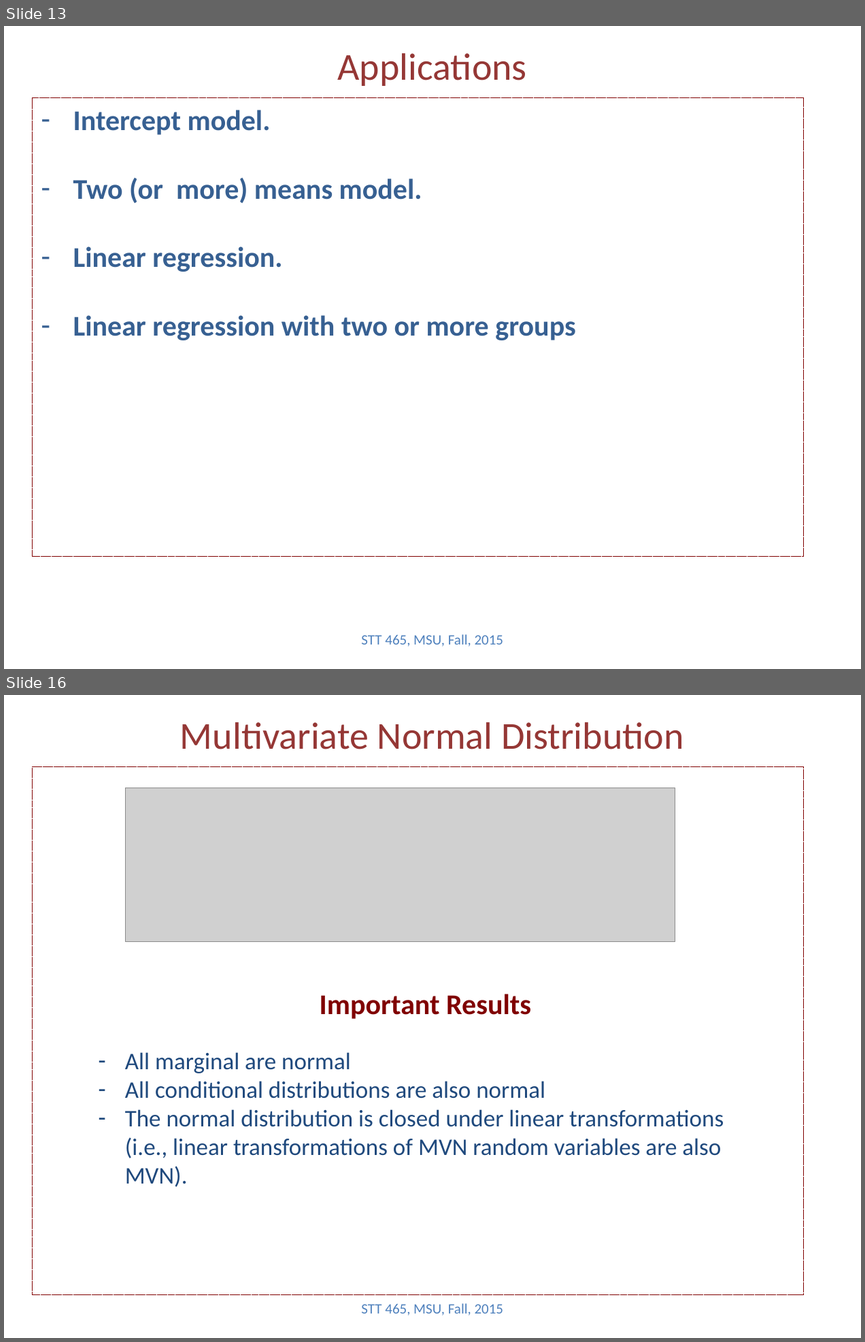
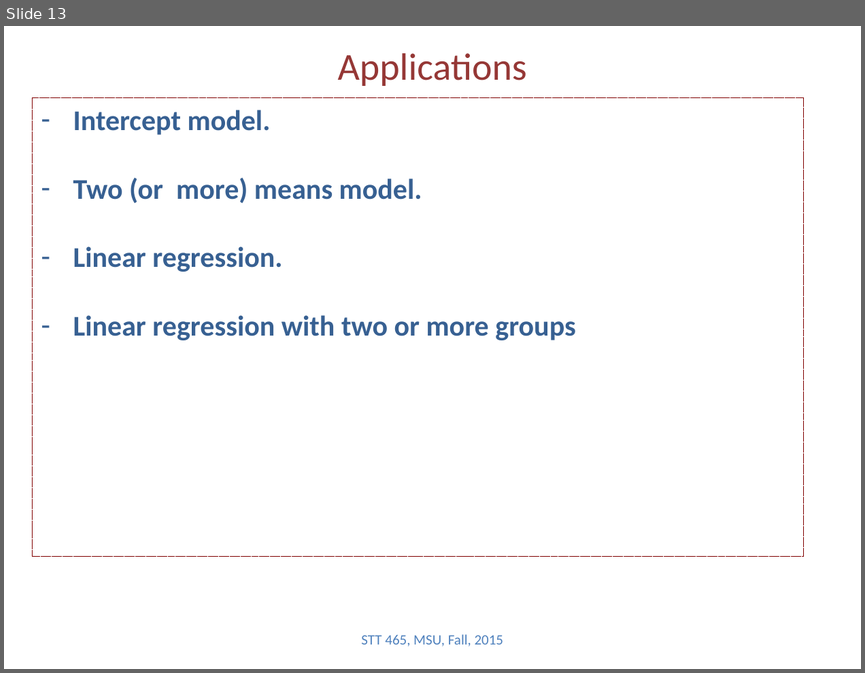
Before and after one commit to Boukos/STT465, a slide deck: STT465_9.pptx. Shown one above the other, each under a label of ours: slides 13 and 16 before the commit, slide 13 after it; the slides between them are not shown. The pictures are 865x1342 and 865x673 pixels, drawn with LibreOffice and Linux fonts; fonts in the diff are those of the drawing; grey boxes stand for pictures. Boxes give left, top, right and bottom in pixels: in the first picture for what was removed or moved away, otherwise in the second. Text is boxed around its words. In the diff, an @@ line names an element or a change of style, - is before the commit and + after.

```diff
--- a/STT465_9.pptx
+++ b/STT465_9.pptx
@@ slide 16 removed at (4, 695, 861, 1338), background #FFFFFF @@
@@ title removed at (180, 722, 684, 749) @@
-Multivariate Normal Distribution
@@ rectangle removed at (33, 766, 804, 1294) @@
@@ picture removed at (126, 787, 675, 941) @@
@@ text removed at (125, 994, 723, 1187) @@
-Important Results
-– All marginal are normal
-– All conditional distributions are also normal
-– The normal distribution is closed under linear transformations (i.e., linear transformations of MVN random variables are also MVN).
@@ text removed at (361, 1303, 504, 1315) @@
-STT 465, MSU, Fall, 2015
```
Also in this commit, not shown: 1 slide changed, 3 other slides removed, 3 other files.
